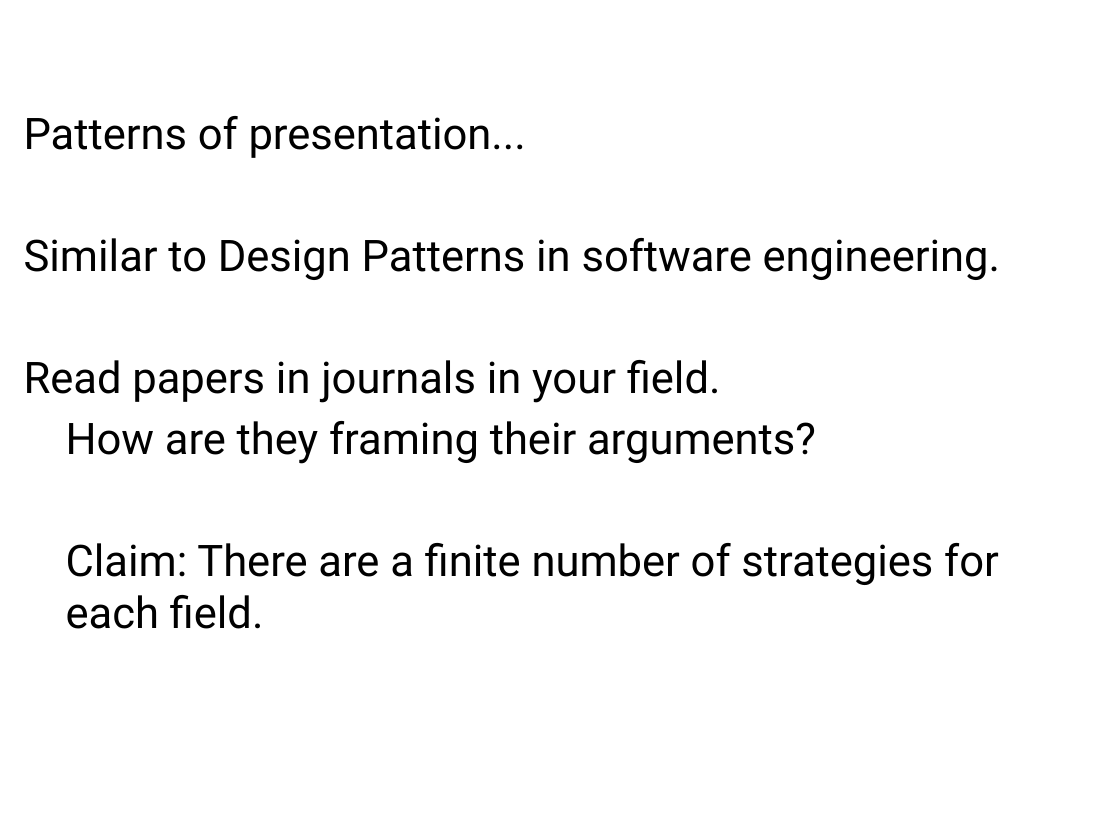
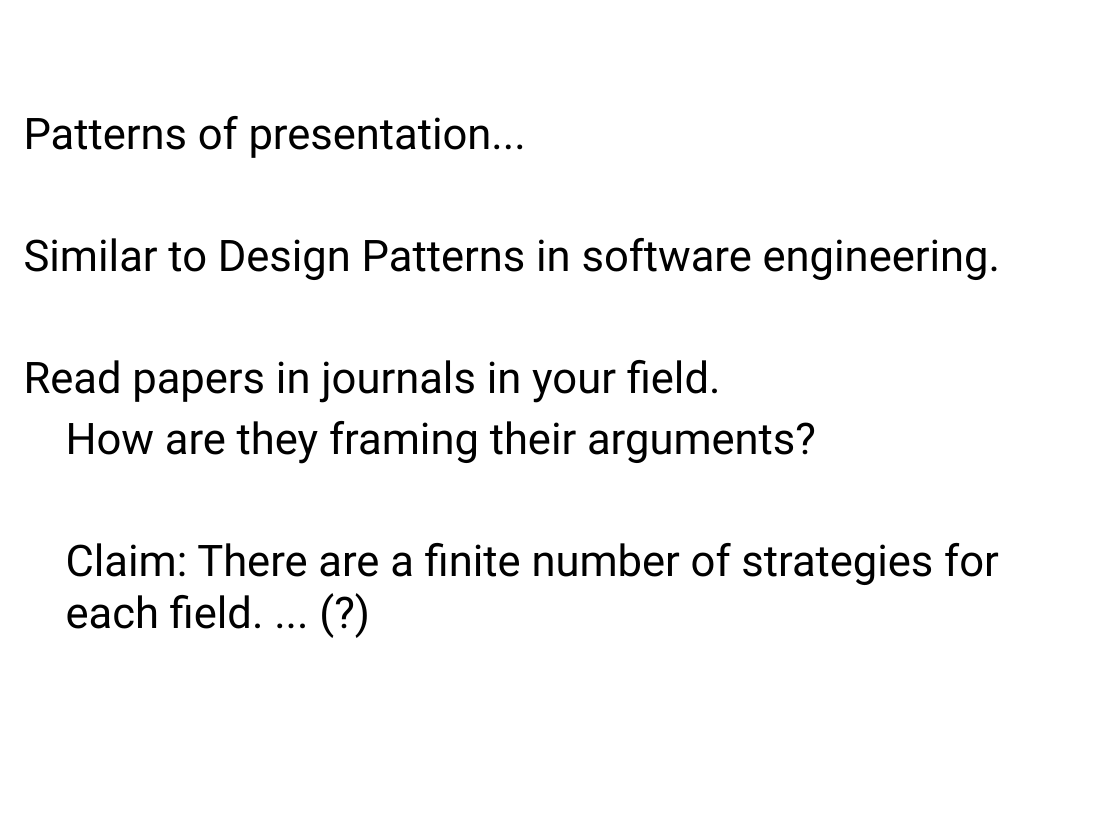
Before and after one commit to angusforbes/mat200c, a slide deck: slide 12 of slides/week2_day1.pptx (slide 13 before the commit). Drawn at 1120x840 pixels with LibreOffice and Linux fonts; fonts in the diff are those of the drawing. Boxes give left, top, right and bottom in pixels: in the first picture for what was removed or moved away, otherwise in the second. Text is boxed around its words. In the diff, an @@ line names an element or a change of style, - is before the commit and + after.

```diff
--- a/slides/week2_day1.pptx
+++ b/slides/week2_day1.pptx
@@ text at box(66, 543, 999, 629): text changed @@
-Claim: There are a finite number of strategies for each field.
+Claim: There are a finite number of strategies for each field. ... (?)
```
Also in this commit, not shown: 1 other slide changed, 8 slides added, 10 slides removed, 4 other files.
